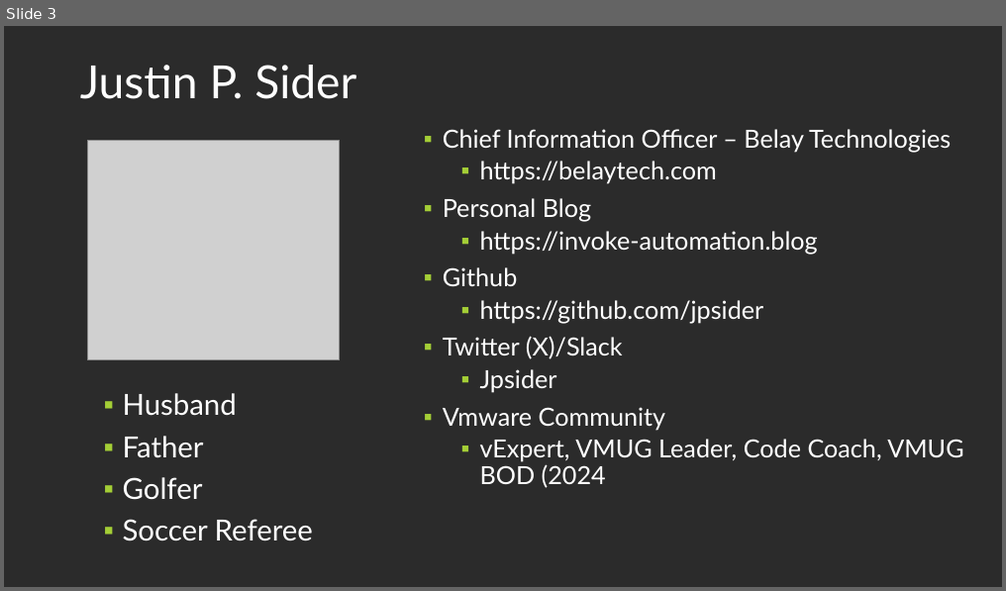
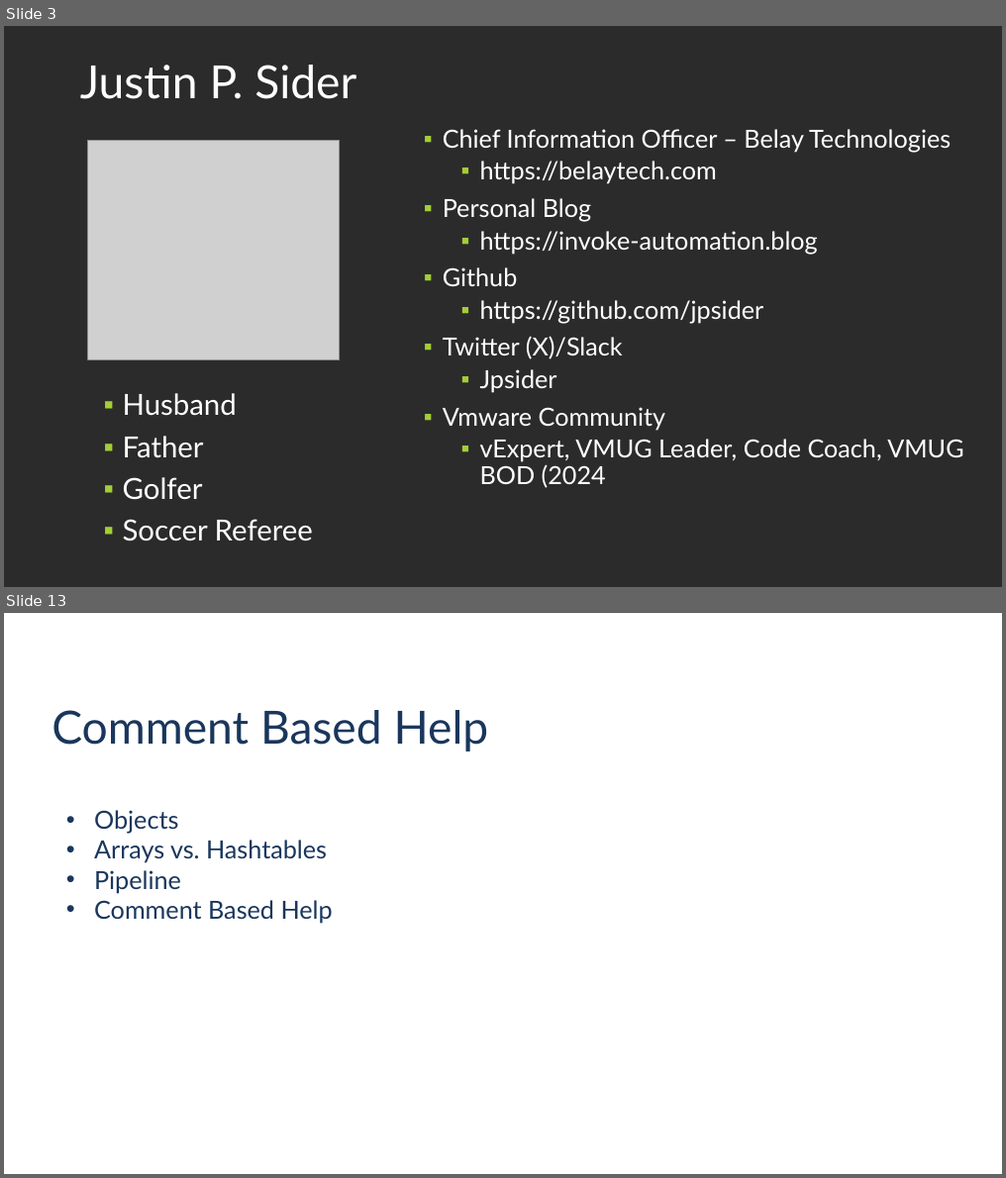
Before and after one commit to jpsider/Invoke-Automation, a slide deck: Powercli/PDX_VMUG_2023/UserCon-PPT-2023.pptx. Shown one above the other, each under a label of ours: slide 3 before the commit, slides 3 and 13 after it; the slides between them are not shown. The pictures are 1006x591 and 1006x1178 pixels, drawn with LibreOffice and Linux fonts; fonts in the diff are those of the drawing; grey boxes stand for pictures; background and template pictures are left out; a plain dark background stands for a picture behind light text. Boxes give left, top, right and bottom in pixels: in the first picture for what was removed or moved away, otherwise in the second. Text is boxed around its words. In the diff, an @@ line names an element or a change of style, - is before the commit and + after.

```diff
--- a/Powercli/PDX_VMUG_2023/UserCon-PPT-2023.pptx
+++ b/Powercli/PDX_VMUG_2023/UserCon-PPT-2023.pptx
@@ slide 13 added at (x1=4, y1=613, x2=1002, y2=1174), background picture (left out) @@
@@ title added at (x1=52, y1=710, x2=489, y2=752), 44 pt, text #1A365C @@
+Comment Based Help
@@ text added at (x1=94, y1=810, x2=333, y2=923), 24 pt, text #1A365C @@
+• Objects
+• Arrays vs. Hashtables
+• Pipeline
+• Comment Based Help
```
Also in this commit, not shown: 1 slide changed, 11 other slides added, 4 slides removed, 1 other file.
